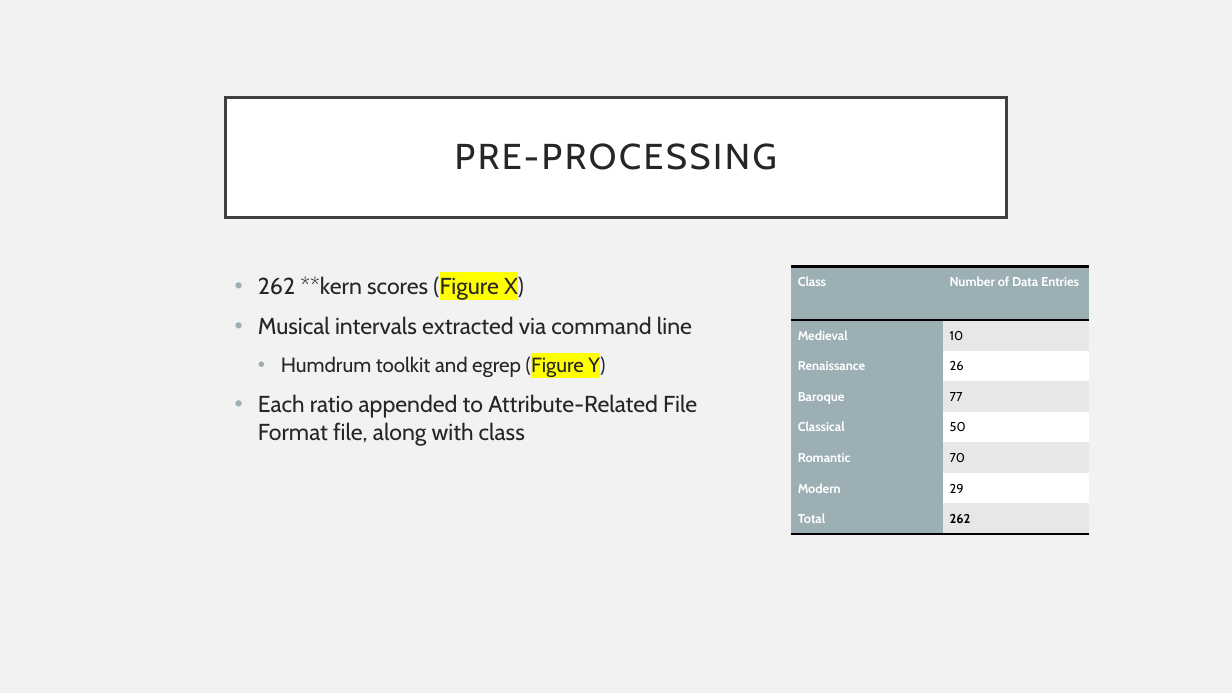
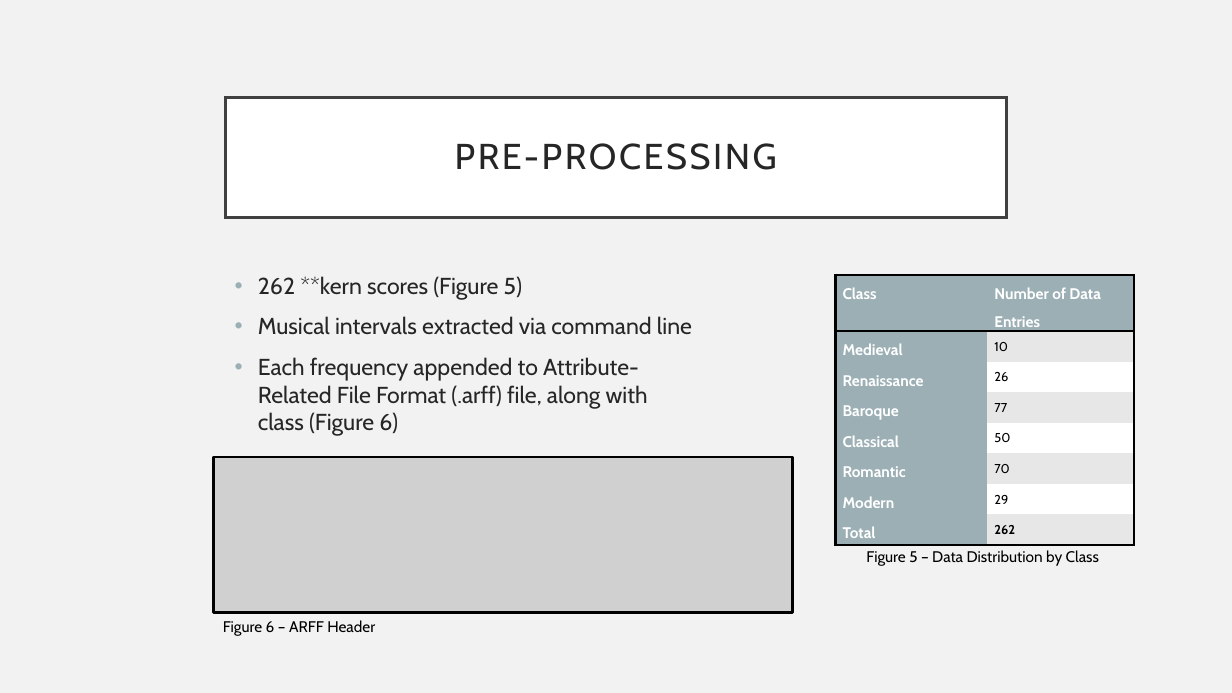
Before and after one commit to rstrelow001/CSCI-UR-Music-Composition, a slide deck: slide 12 of Presentations/MICS Presentation 1.0.pptx (slide 16 before the commit). Drawn at 1232x693 pixels with LibreOffice and Linux fonts; fonts in the diff are those of the drawing; grey boxes stand for pictures. Boxes give left, top, right and bottom in pixels: in the first picture for what was removed or moved away, otherwise in the second. Text is boxed around its words. In the diff, an @@ line names an element or a change of style, - is before the commit and + after.

```diff
--- a/Presentations/MICS Presentation 1.0.pptx
+++ b/Presentations/MICS Presentation 1.0.pptx
@@ text at (258,276,523,300): text changed @@
-• 262 **kern scores (Figure X)
+• 262 **kern scores (Figure 5)
@@ table at (836,274,1134,543) @@
@@ size 10 to 12 pt in "Class", "Number of Data Entries", "Medieval", "Renaissance" and 5 more places @@
@@ borders changed @@
@@ table: place and size @@
-table at (791,266,1090,534)
+table at (836,274,1134,543)
@@ text at (258,357,648,436): text changed @@
-  • Humdrum toolkit and egrep (Figure Y)
-• Each ratio appended to Attribute-Related File Format file, along with class
+• Each frequency appended to Attribute-Related File Format (.arff) file, along with class (Figure 6)
@@ picture added at (213,457,793,613) @@
@@ rectangle added at (213,457,793,613), outline #000000 2.25 pt @@
@@ text added at (866,550,1099,566), 12 pt, text #000000 @@
+Figure 5 – Data Distribution by Class
@@ text added at (223,620,375,636), 12 pt, text #000000 @@
+Figure 6 – ARFF Header
```
Also in this commit, not shown: 14 other slides changed, 5 slides added, 10 slides removed, 32 other files.
